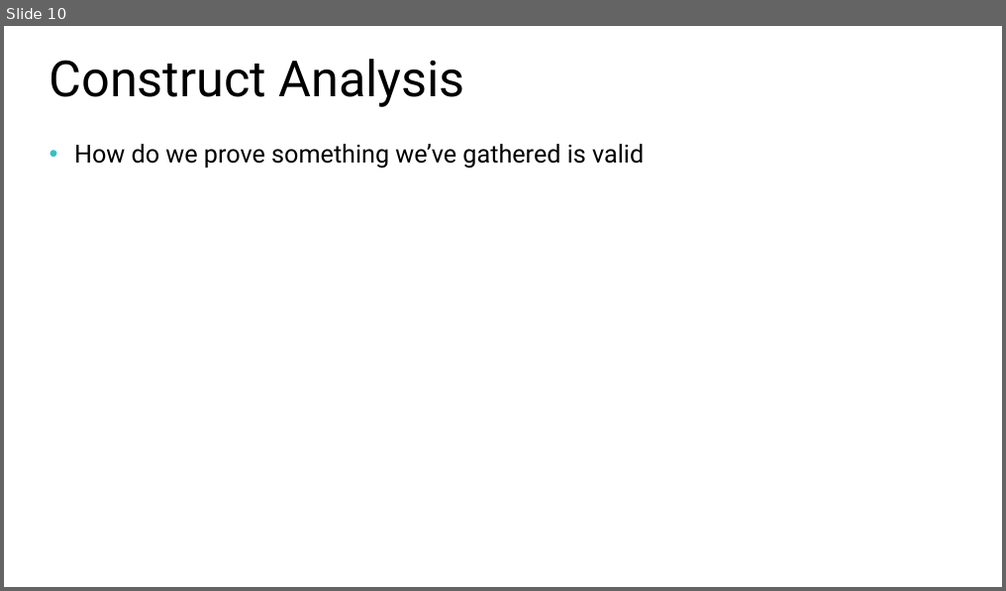
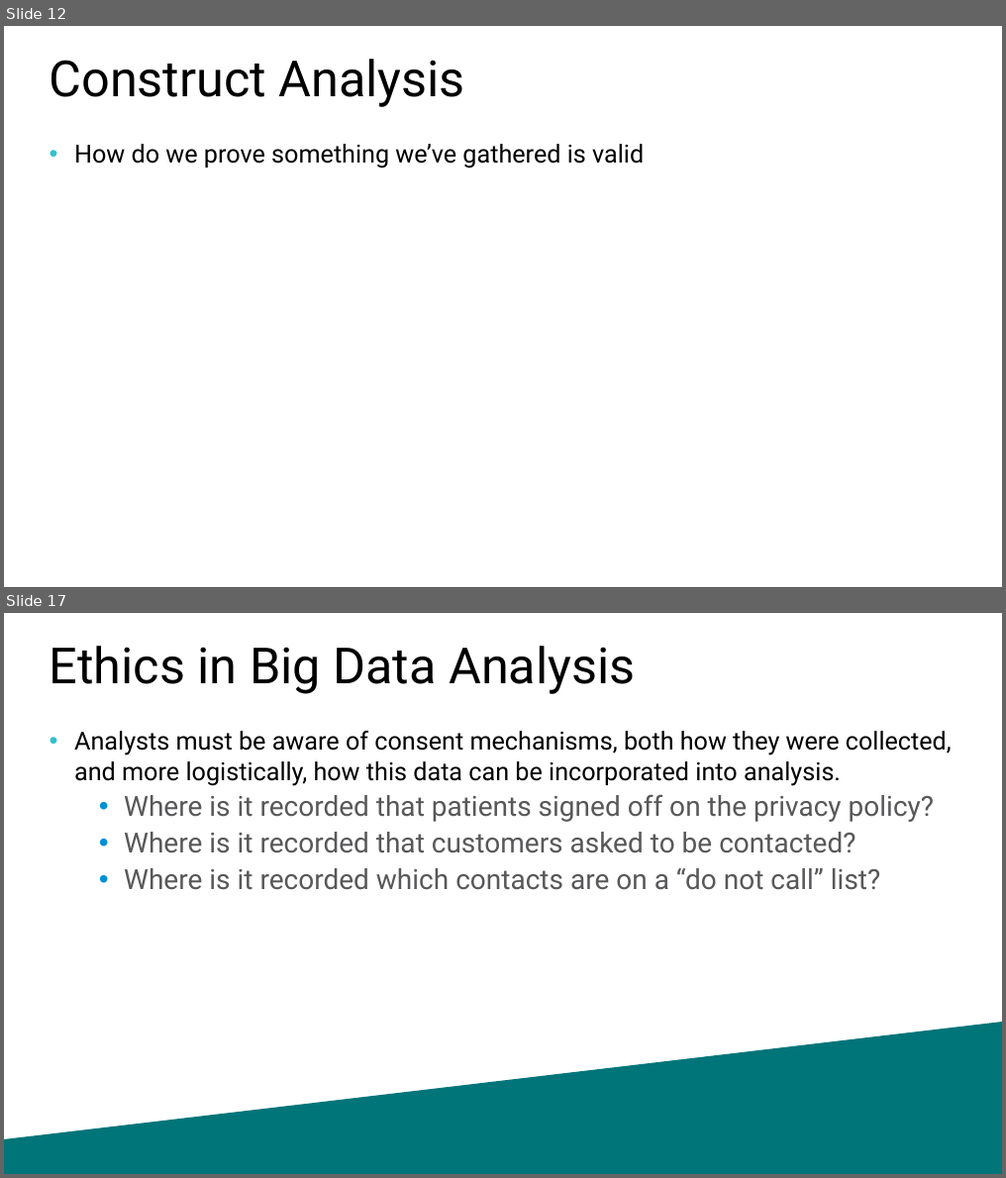
Before and after one commit to williamadba/Public-Presentations, a slide deck: SQLSat Baton Rouge BI 2020/Ethics in Modern Data.pptx. Shown one above the other, each under a label of ours: slide 10 before the commit, slides 12 and 17 after it; the slides between them are not shown. The pictures are 1006x591 and 1006x1178 pixels, drawn with LibreOffice and Linux fonts; fonts in the diff are those of the drawing. Boxes give left, top, right and bottom in pixels: in the first picture for what was removed or moved away, otherwise in the second. Text is boxed around its words. In the diff, an @@ line names an element or a change of style, - is before the commit and + after.

```diff
--- a/SQLSat Baton Rouge BI 2020/Ethics in Modern Data.pptx
+++ b/SQLSat Baton Rouge BI 2020/Ethics in Modern Data.pptx
@@ slide 17 added at (4,613,1002,1174), background #FFFFFF @@
@@ title added at (50,646,635,694), 36 pt, text #000000 @@
+Ethics in Big Data Analysis
@@ text added at (74,731,951,890), 20 pt, text #58585A @@
+• Analysts must be aware of consent mechanisms, both how they were collected, and more logistically, how this data can be incorporated into analysis.
+  • Where is it recorded that patients signed off on the privacy policy?
+  • Where is it recorded that customers asked to be contacted?
+  • Where is it recorded which contacts are on a “do not call” list?
@@ freeform shape added at (4,1022,1002,1174), fill #007579 @@
@@ what was slide 10 is now slide 12 @@
```
Also in this commit, not shown: 6 other slides added, 11 slides removed.
